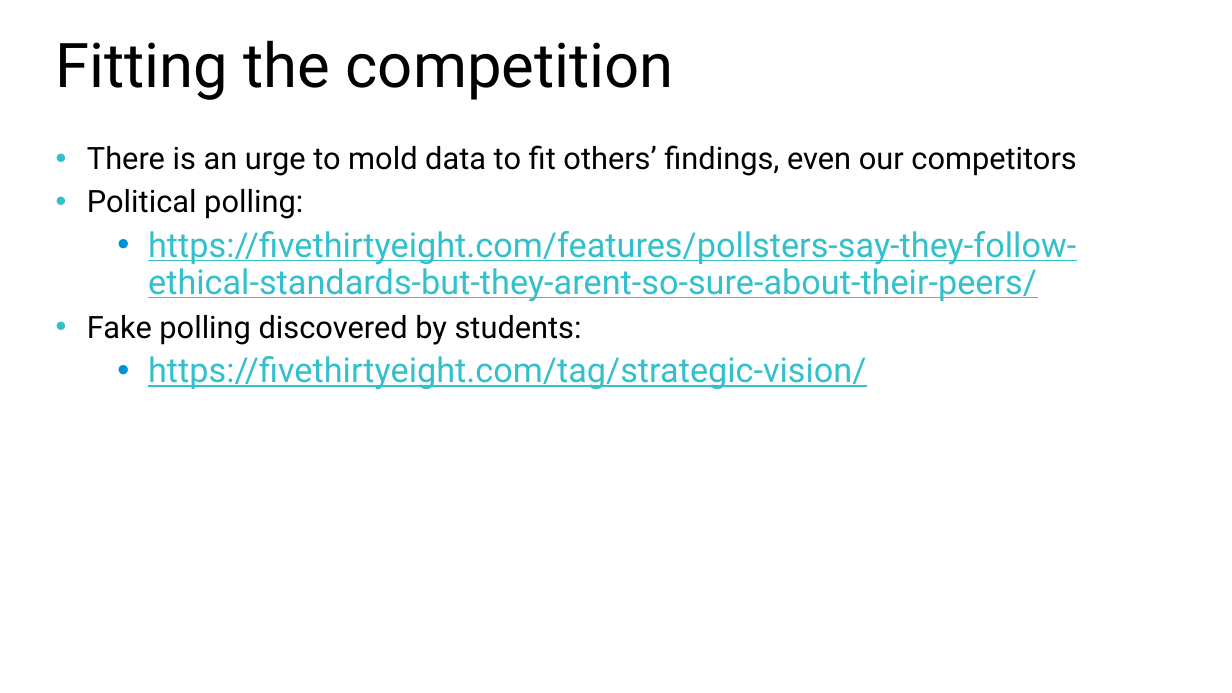
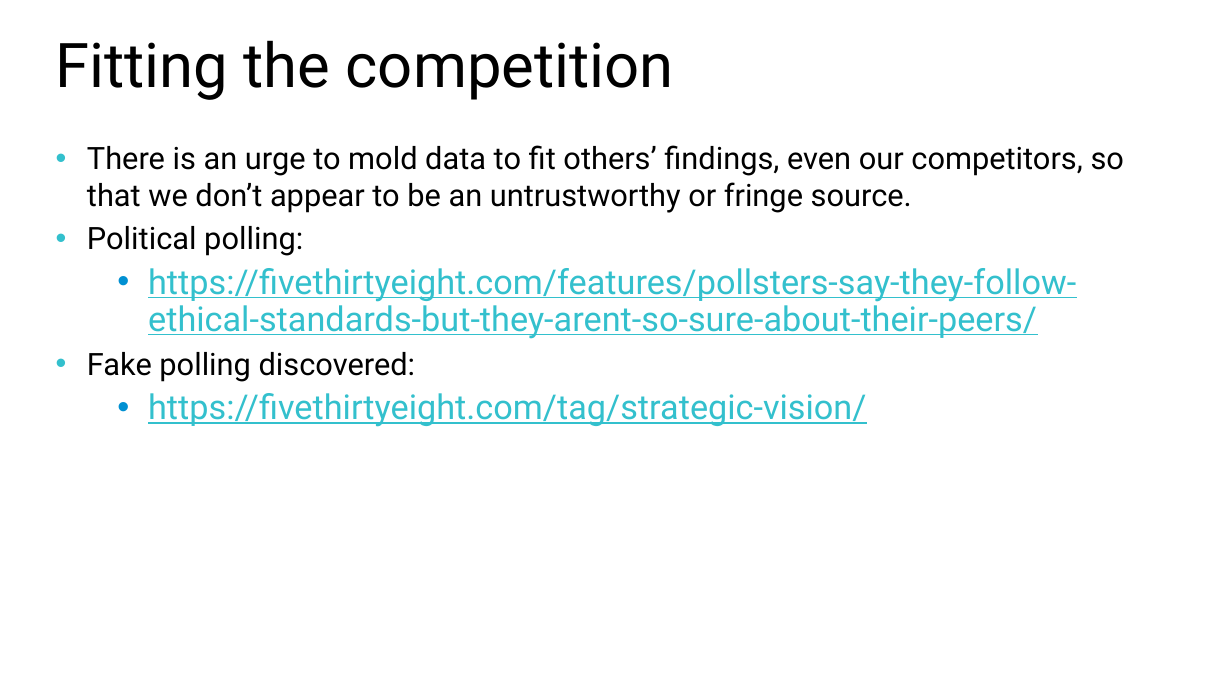
Before and after one commit to williamadba/Public-Presentations, a slide deck: slide 18 of SQLSat Baton Rouge BI 2020/Ethics in Modern Data.pptx (slide 17 before the commit). Drawn at 1232x693 pixels with LibreOffice and Linux fonts; fonts in the diff are those of the drawing. Boxes give left, top, right and bottom in pixels: in the first picture for what was removed or moved away, otherwise in the second. Text is boxed around its words. In the diff, an @@ line names an element or a change of style, - is before the commit and + after.

```diff
--- a/SQLSat Baton Rouge BI 2020/Ethics in Modern Data.pptx
+++ b/SQLSat Baton Rouge BI 2020/Ethics in Modern Data.pptx
@@ text at bbox=[87, 145, 1124, 213]: text changed @@
-• There is an urge to mold data to fit others’ findings, even our competitors
+• There is an urge to mold data to fit others’ findings, even our competitors, so that we don’t appear to be an untrustworthy or fringe source.
@@ text at bbox=[87, 352, 415, 382]: text changed @@
-• Fake polling discovered by students:
+• Fake polling discovered:
```
Also in this commit, not shown: 3 other slides changed, 1 slide added.
